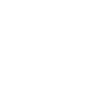
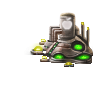
Layer changes from the first 98 × 98 image to the second:
added layer "building_biofuel_refinery_5" above "building_biofuel_refinery_4" over (x1=25, y1=12, x2=93, y2=67)
added layer "building_biofuel_refinery_4" above "building_biofuel_refinery_3" over (x1=25, y1=12, x2=93, y2=67)
